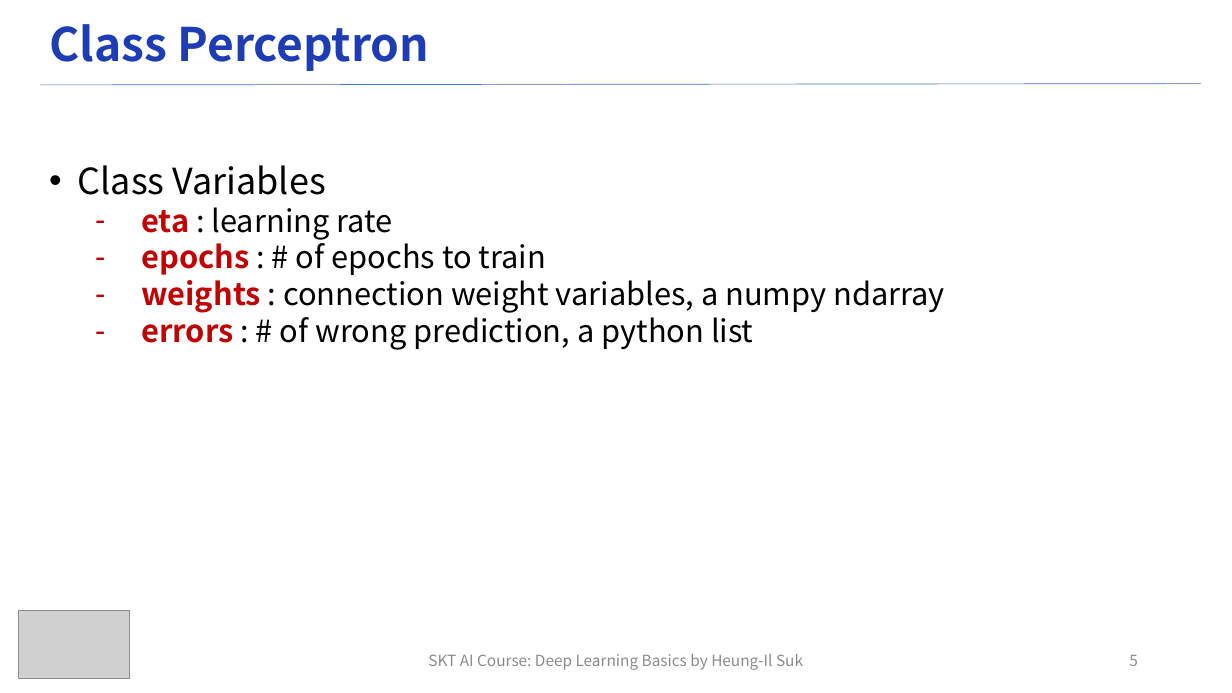
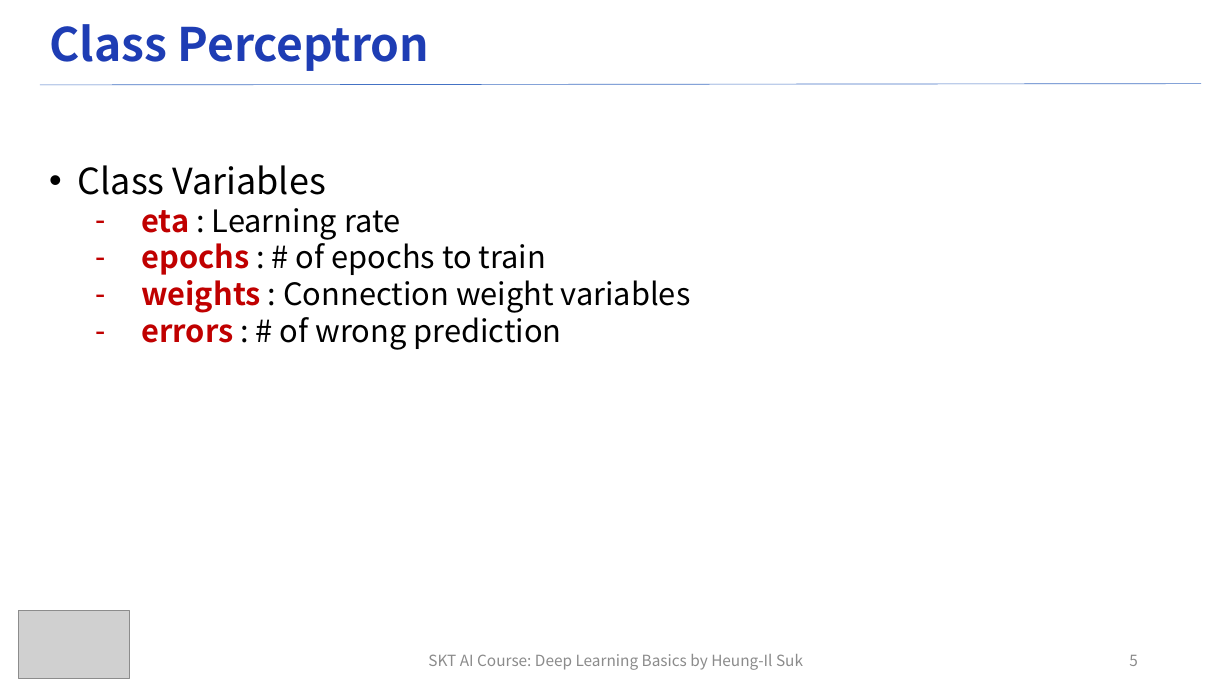
Before and after one commit to ku-milab/DeepLearningTutorial, a slide deck: slide 5 of lecture_slides/Practice/Practice#1_SKT_Deep_Learning_Lecture_Practice.pptx. Drawn at 1232x693 pixels with LibreOffice and Linux fonts; fonts in the diff are those of the drawing; grey boxes stand for pictures. Boxes give left, top, right and bottom in pixels: in the first picture for what was removed or moved away, otherwise in the second. Text is boxed around its words. In the diff, an @@ line names an element or a change of style, - is before the commit and + after.

```diff
--- a/lecture_slides/Practice/Practice#1_SKT_Deep_Learning_Lecture_Practice.pptx
+++ b/lecture_slides/Practice/Practice#1_SKT_Deep_Learning_Lecture_Practice.pptx
@@ text at [141, 208, 400, 240]: text changed @@
-  – eta : learning rate
+  – eta : Learning rate
@@ text at [141, 274, 691, 350]: text changed @@
-  – weights : connection weight variables, a numpy ndarray
-  – errors : # of wrong prediction, a python list
+  – weights : Connection weight variables
+  – errors : # of wrong prediction
```
Also in this commit, not shown: 9 other slides changed, 9 slides added, 4 other files.
